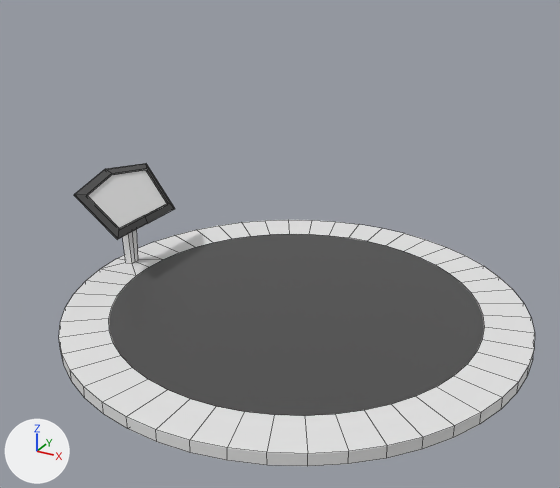
A saved change to the FBX model EchoesOfResonanceUnityProject/Assets/_MODELS/Level01/FloatingPlatform.fbx.
One viewpoint serves both versions: a camera (50 mm lens) standing at (10.39, -19.96, 12.23) and looking at (-0.17, -0.75, 2.62). The lights are fixed; the arrows at lower left show +X, +Y and +Z. Mesh edges are drawn as thin lines. Where no turn or scale is listed for an object, it has been applied to the vertices.

In view in the first picture: 'PlatformInner', 'PlatformOuter'.
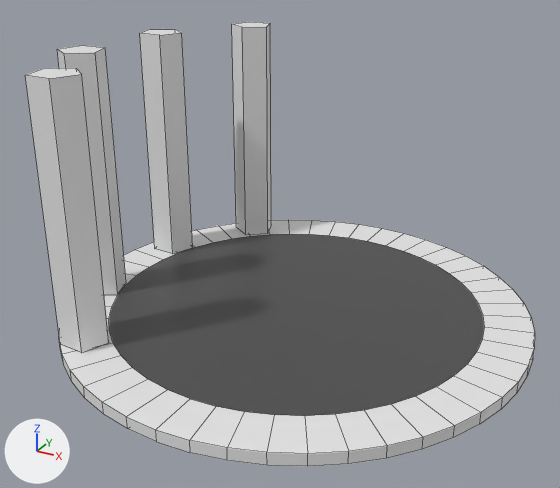
Location of each change, [x1, y1, x2, y2] in pixels of the pictures (560 x 488 px):
'PlatformOuter', reshaped (7% wider, 46% taller): before [59, 163, 535, 466]; after [25, 22, 535, 466]
part 1 of me_cylinder, added: after [232, 22, 271, 235]
part 2 of me_cylinder, added: after [140, 29, 193, 254]
part 3 of me_cylinder, added: after [57, 45, 126, 295]
part 4 of me_cylinder, added: after [25, 68, 109, 353]
part 5 of me_cylinder, cut back: before [74, 163, 175, 276]; after [124, 250, 163, 276]

Patch to the scene script:
```diff
--- a/EchoesOfResonanceUnityProject/Assets/_MODELS/Level01/FloatingPlatform.fbx.py
+++ b/EchoesOfResonanceUnityProject/Assets/_MODELS/Level01/FloatingPlatform.fbx.py
@@ me_cylinder @@
 # used by ob_platformouter; location = (0.0, 0.0, 0.0)
-me_cylinder.from_pydata(...)  # 227 vertices, 178 faces; spans x -7.6..7.5, y -7.5..7.5, z -0.2..3.7
+me_cylinder.from_pydata(...)  # 232 vertices, 172 faces; spans x -7.5..7.5, y -7.5..7.5, z -0.2..8.2
+# me_cylinder part 1: a new loose piece, a 5-sided cylinder along z spanning x -5.2..-3.8, y 4.3..5.6, z 0.2..8.2, in mat_lighterplatform (white #e7e7e7)
+# me_cylinder part 2: a new loose piece, a 5-sided cylinder along z spanning x -7.0..-5.6, y 1.4..2.7, z 0.2..8.2, in mat_lighterplatform (white #e7e7e7)
+# me_cylinder part 3: a new loose piece, a 5-sided cylinder along z spanning x -7.0..-5.6, y -2.7..-1.4, z 0.2..8.2, in mat_lighterplatform (white #e7e7e7)
+# me_cylinder part 4: a new loose piece, a 5-sided cylinder along z spanning x -5.2..-3.8, y -5.6..-4.3, z 0.2..8.2, in mat_lighterplatform (white #e7e7e7)
+# me_cylinder part 5
+# 35 vertices are removed from x -7.6..-5.9, y -1.9..1.9, z 0.3..3.7
+# 36 faces are deleted
+# 2 new faces join them
 me_cylinder.materials.append(mat_lighterplatform)
-me_cylinder.materials.append(mat_darkerplatform)  # dark grey #4c4c4c
```
